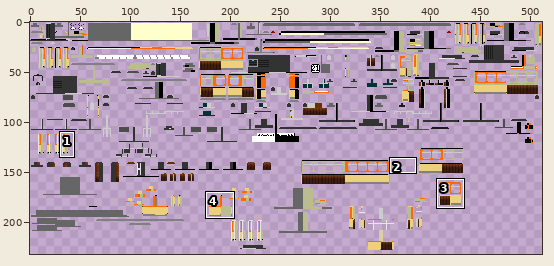
Two versions of one sprite sheet, src/main/resources/assets/tc/textures/trains/Duewag_GT6ER_Grey.png. The picture above shows the old version from afar; the outline marks the close-up.
Close-up. Before the edit:
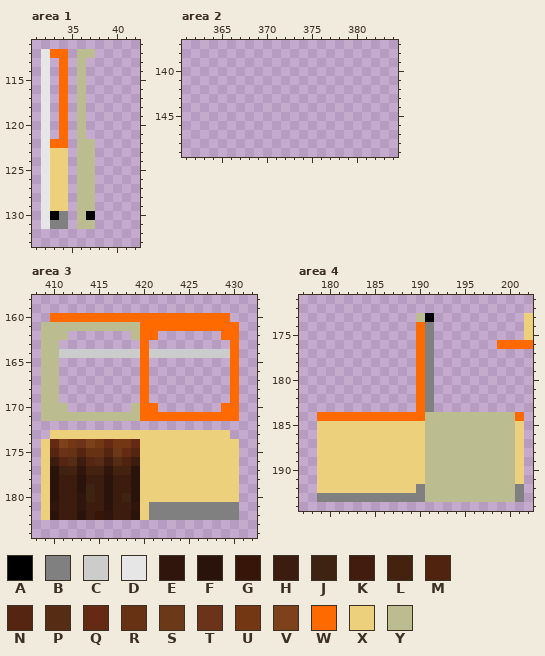
The file is 512x256 pixels. Colours within 5 levels of each other are drawn and written as one. Shown: area 1: x 31..42, y 111..133; area 2: x 361..384, y 137..149; area 3: x 408..432, y 158..184; area 4: x 177..202, y 171..194. The wide view leaves out empty margins. The commit also changed other parts of the picture, which this record leaves out.
Palette (. is transparent): A #000000  B #808080  C #cccccc  D #e6e6e6  E #30150d  F #2a130a  G #361608  H #3c1c0e  J #3e2212  K #421c0f  L #442210  M #4f230e  N #562512  P #572c15  Q #642a14  R #663213  S #6c3918  T #6a331a  U #733713  V #7d421c  W #ff6a00  X #edd07b  Y #bcbc91
Once edited:
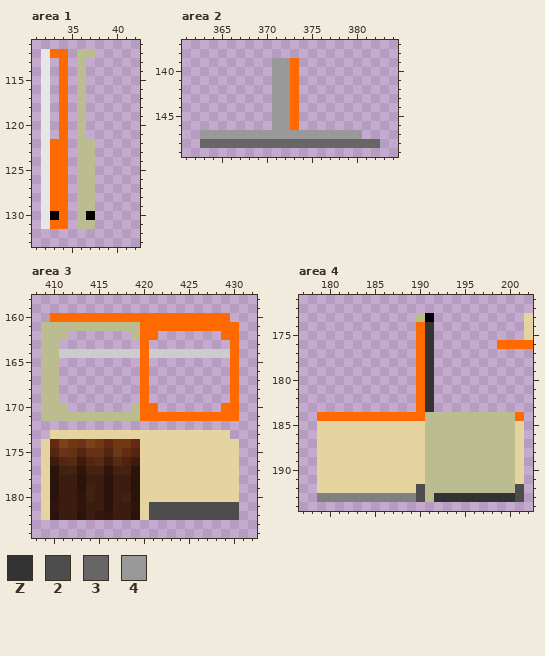
Colours new in this view: Z #333333  2 #4d4d4d  3 #666666  4 #999999
Change:
colour X: #edd07b -> #e5d3a0
Area 1:
y 123..129: x 33..34 XX -> WW
y 130: x 34 B -> W
y 131: x 33..34 BB -> WW
Area 2:
y 139..146: x 371..373 ... -> 44W
y 147: x 363..380 .................. -> 444444444444444444
y 148: x 363..382 .................... -> 33333333333333333333
Area 3:
y 181..182: x 421..430 BBBBBBBBBB -> 2222222222
Area 4:
y 174..183: x 191 B -> Z
y 192: x 190 B -> 2; x 201 B -> 2
y 193: x 190 B -> 2; x 192..201 YYYYYYYYYB -> ZZZZZZZZZ2
Boxes around the changes in both close-ups, in picture pixels (x1, y1, x2, y2):
changed: (50, 148, 68, 229)
added: (200, 58, 380, 148)
changed: (41, 430, 239, 520)
changed: (524, 313, 533, 340)
changed: (317, 322, 524, 502)
